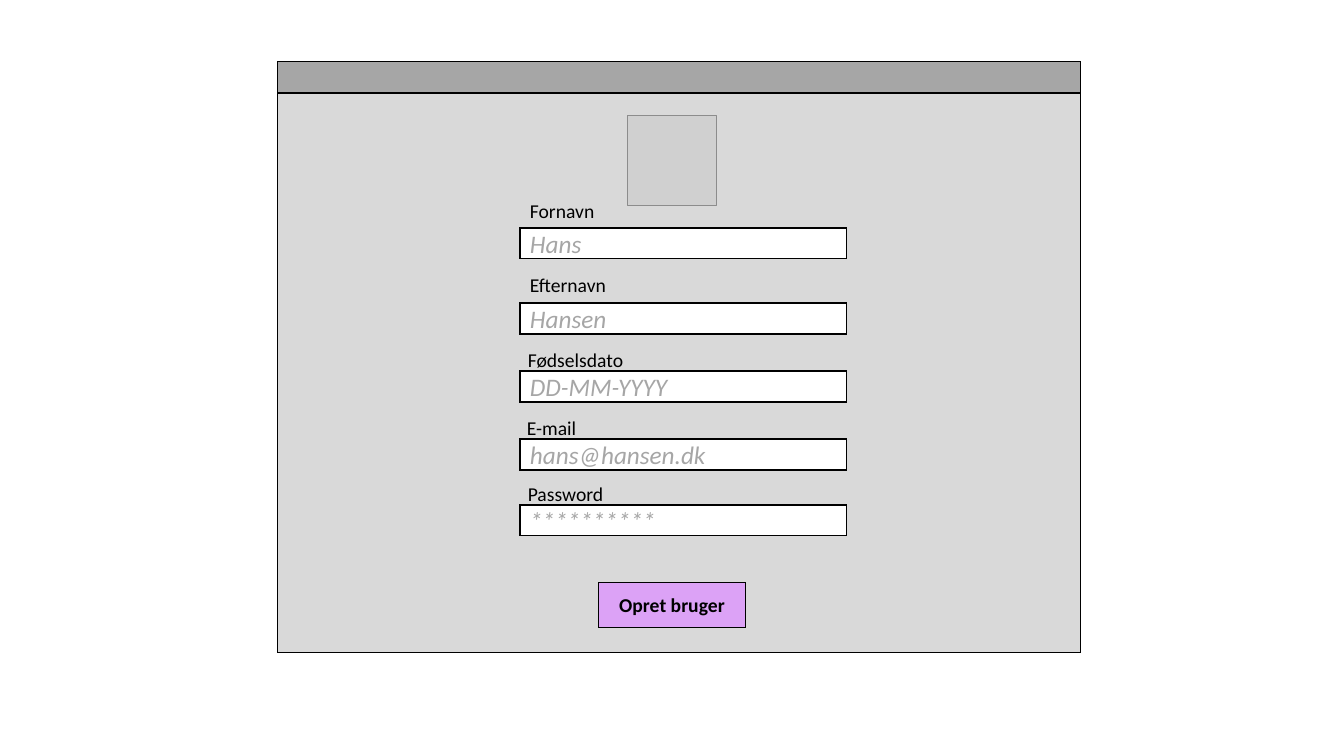
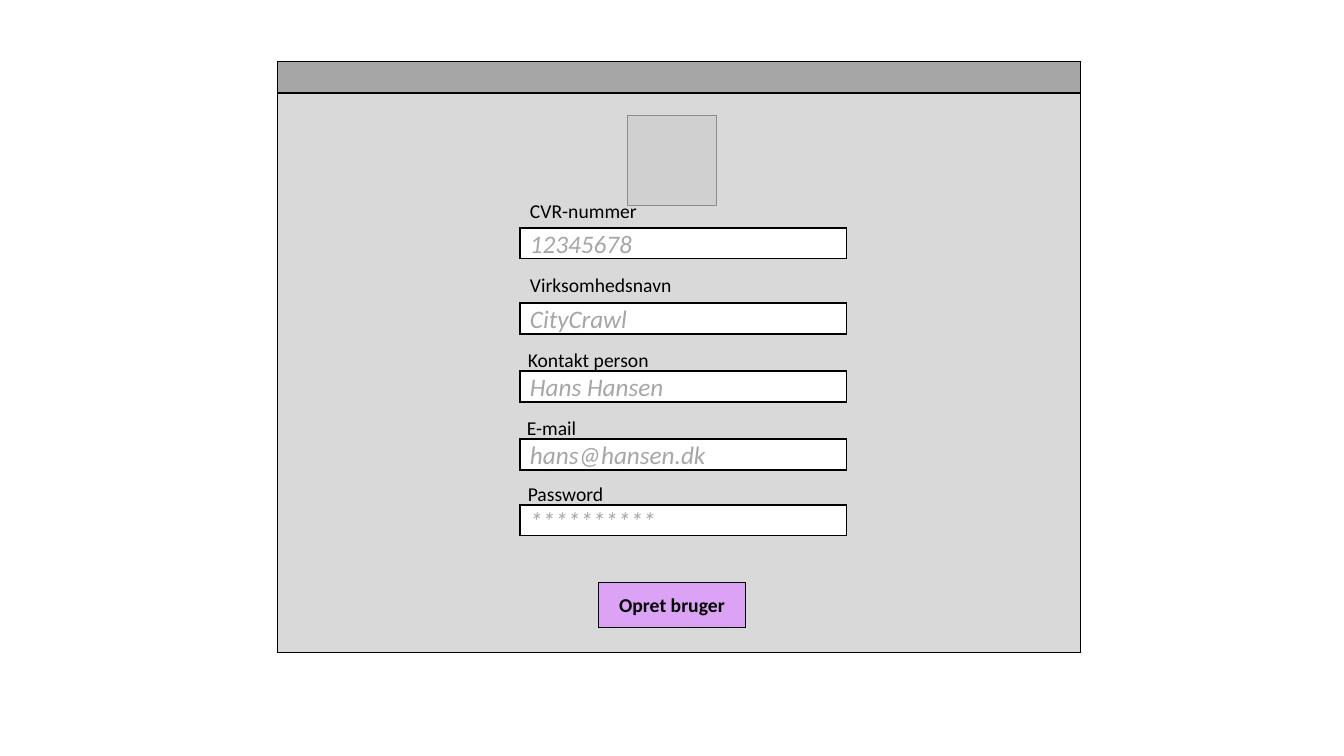
Before and after one commit to CityCrawl/CityCrawl, a slide deck: slide 4 of Diagrammer/CC-Web_design/CC_Web_Vinduer.pptx. Drawn at 1344x756 pixels with LibreOffice and Linux fonts; fonts in the diff are those of the drawing; grey boxes stand for pictures. Boxes give left, top, right and bottom in pixels: in the first picture for what was removed or moved away, otherwise in the second. Text is boxed around its words. In the diff, an @@ line names an element or a change of style, - is before the commit and + after.

```diff
--- a/Diagrammer/CC-Web_design/CC_Web_Vinduer.pptx
+++ b/Diagrammer/CC-Web_design/CC_Web_Vinduer.pptx
@@ text at [530,202,637,218]: text changed @@
-Fornavn
+CVR-nummer
@@ text in rectangle at [530,236,632,259]: text changed @@
-Hans
+12345678
@@ text at [530,278,672,292]: text changed @@
-Efternavn
+Virksomhedsnavn
@@ text in rectangle at [530,310,627,335]: text changed @@
-Hansen
+CityCrawl
@@ text at [528,353,649,372]: text changed @@
-Fødselsdato
+Kontakt person
@@ text in rectangle at [530,380,663,403]: text changed @@
-DD-MM-YYYY
+Hans Hansen
```
Also in this commit, not shown: 10 other files.
